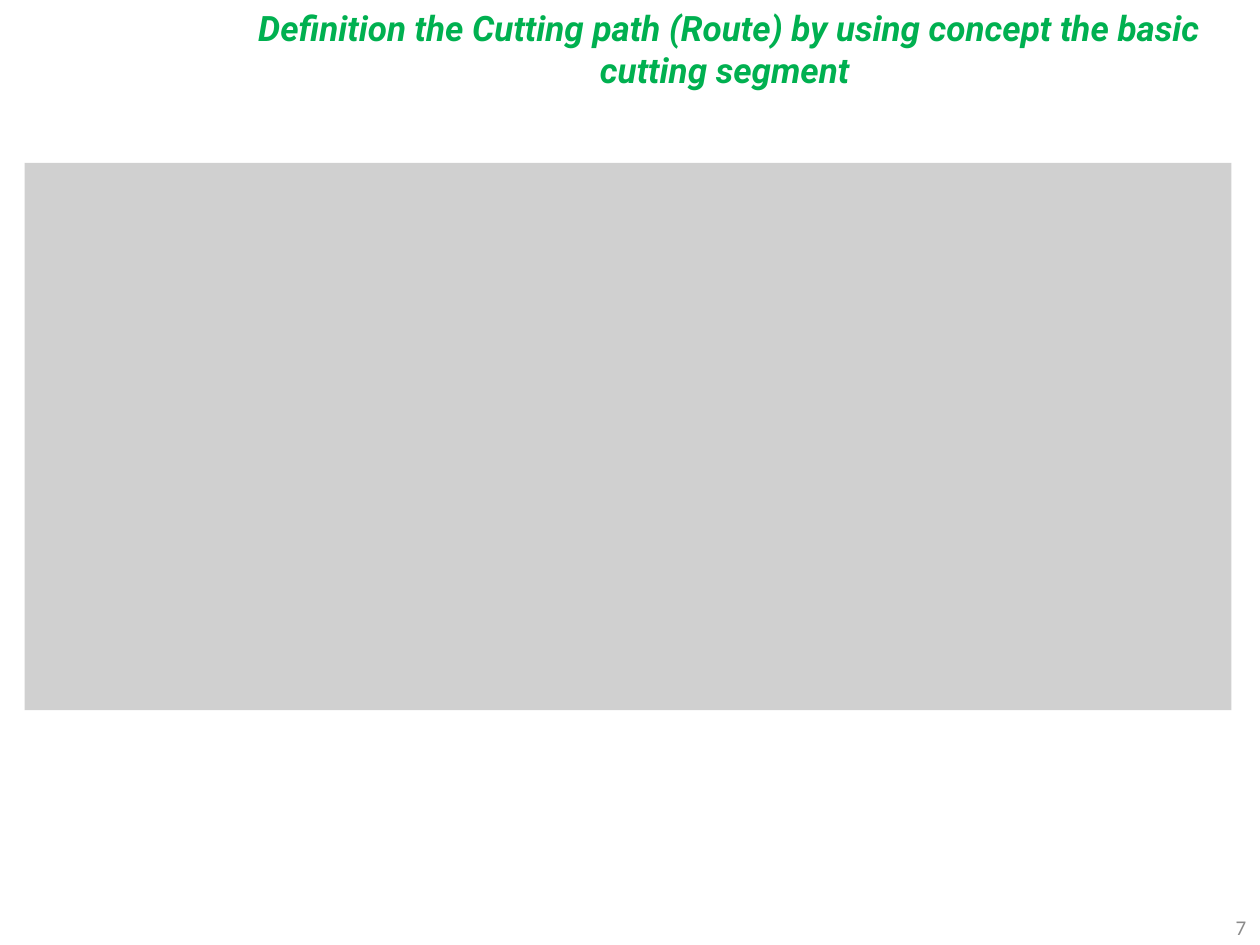
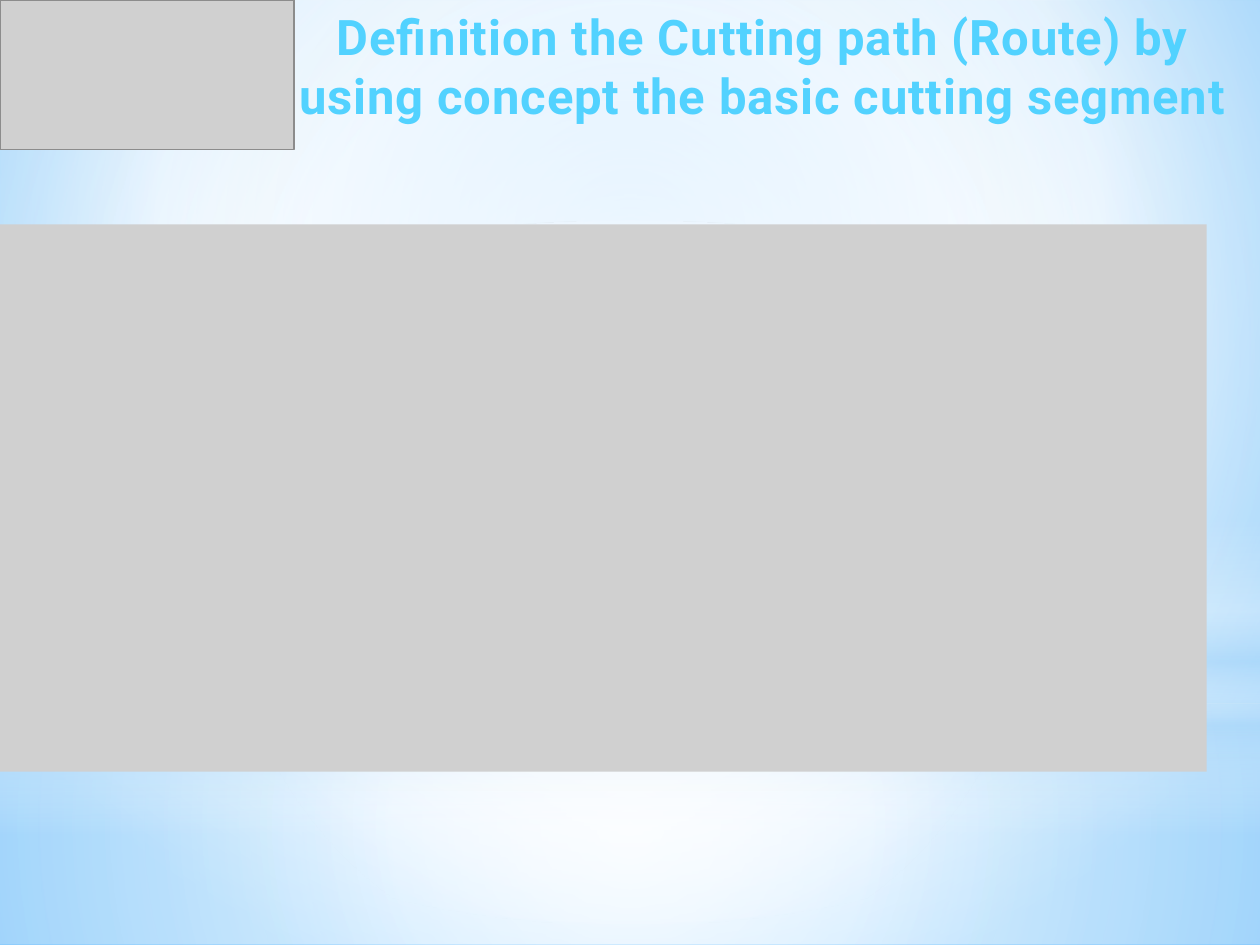
Before and after one commit to ukoloff/LaTeX, a slide deck: slide 6 of Optima2020/pptx/Report.pptx (slide 7 before the commit). Drawn at 1260x945 pixels with LibreOffice and Linux fonts; fonts in the diff are those of the drawing; grey boxes stand for pictures; background and template pictures are left out. Boxes give left, top, right and bottom in pixels: in the first picture for what was removed or moved away, otherwise in the second. Text is boxed around its words. In the diff, an @@ line names an element or a change of style, - is before the commit and + after.

Commit message:
Make common design

```diff
--- a/Optima2020/pptx/Report.pptx
+++ b/Optima2020/pptx/Report.pptx
@@ background #FFFFFF to gradient #9ED5FF to #FFFFFF to #5BB9FF @@
@@ rectangle added at (x1=0, y1=0, x2=1260, y2=703), fill gradient #FFFFFF to #B4DCFA @@
@@ picture added at (x1=0, y1=0, x2=294, y2=150) @@
@@ text "Definition the Cutting path (Route) ..." moved from (x1=258, y1=13, x2=1200, y2=91) to (x1=299, y1=16, x2=1224, y2=124) @@
@@ text "Definition the Cutting path (Route) ..." at (x1=299, y1=16, x2=1224, y2=124): size 20 to 28 pt, text colour #00B050 to gradient #52D2FF to #20A0CE, letter spacing 0 to 0.5 pt, italic off @@
@@ picture moved from (x1=25, y1=163, x2=1232, y2=709) to (x1=0, y1=224, x2=1207, y2=771) @@
@@ ellipse added at (x1=0, y1=220, x2=1260, y2=924), fill gradient #FFFFFF @@
@@ rectangle added at (x1=0, y1=519, x2=1260, y2=834), fill gradient #FFFFFF to #B4DCFA @@
@@ rectangle added at (x1=0, y1=703, x2=1260, y2=945), fill gradient #FFFFFF to #B4DCFA @@
@@ page number removed at (x1=1236, y1=921, x2=1247, y2=935) @@
-7
```
Also in this commit, not shown: 4 other slides changed, 2 slides removed.
